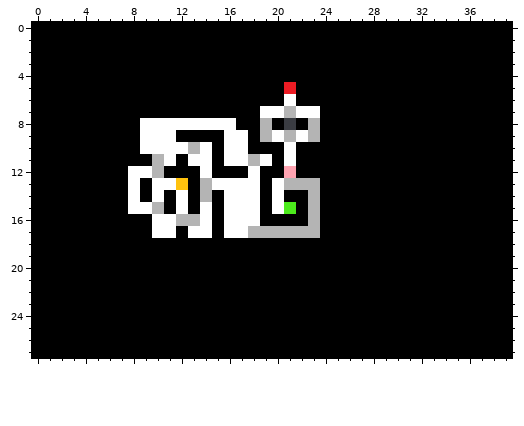
Two states of a pixel-art sprite, mapas/fase3.png. That is the earlier state.
The file is 40x28 pixels.
Once edited:
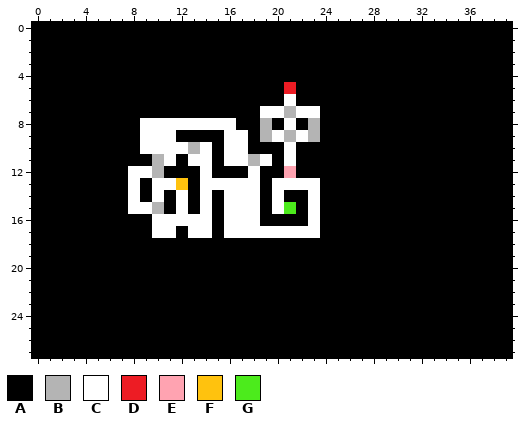
Palette (. is transparent): A #000000  B #b4b4b4  C #ffffff  D #ed1c24  E #ffa3b1  F #ffc20e  G #4ceb1c
Difference:
Changed rows in their new state; - is an unchanged pixel.
first column x 21:
 8 C
first column x 12:
13 --C------CCC
14 --C--------C
15 -----------C
16 CC---------C
17 ------CCCCCC
